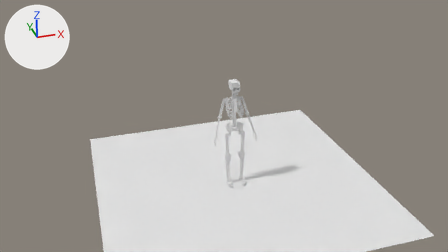
The Blender file gooey/skeleton.blend, before and after one commit.
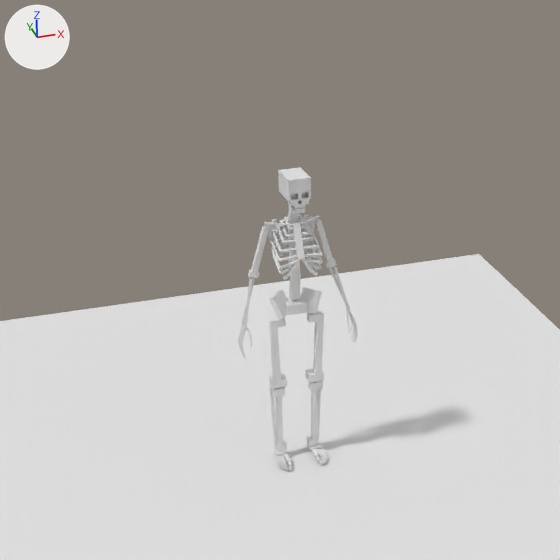
Each version appears first from the file's camera 'Camera', and next in a close-up on the part from 29% to 74% of the width and 7% to 87% of the height. The axes (+X, +Y, +Z) are drawn at upper left. The lights are the same throughout.
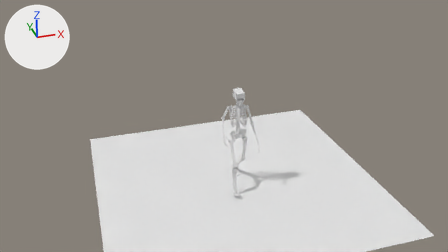
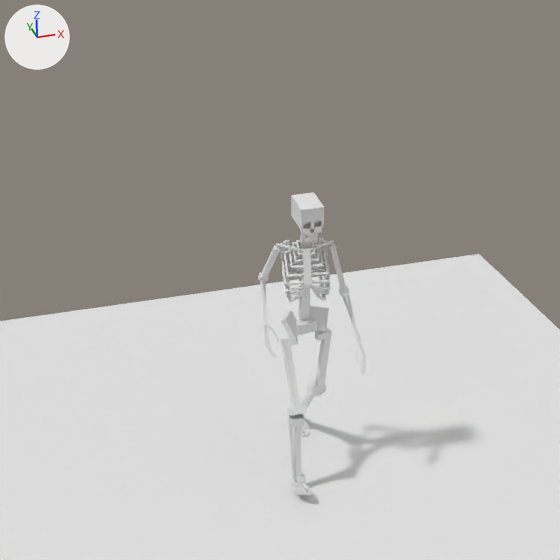
Commit message: Skeleton model: Put each animation in one scene.

The newer file adds an action. The first version stands in its rest pose; the second is drawn at frame 1 of the action 'Stand'.

Changed parts and their boxes (x1, y1, x2, y2) in the close-ups (560 x 560 px):
'Cube.005', deleted: before (237, 167, 358, 470)
'Cube.000', added: after (258, 192, 366, 495)

Edits to the bpy script that builds the scene:
```text
Add me_cube_000:
    me_cube_000.from_pydata(...)  # 1592 vertices, 1368 faces, 1 loose edge; spans x -0.25..0.32, y -0.61..0.32, z -0.01..1.78
Remove ob_cube_005:
    ob_cube_005 = bpy.data.objects.new('Cube.005', me_cube_006)
    ob_cube_005.location = (0.0, 0.0, 0.0)
    ob_cube_005.scale = (1.05, 1.05, 1.05)
Add ob_cube_000:
    ob_cube_000 = bpy.data.objects.new('Cube.000', me_cube_000)
    ob_cube_000.location = (0.0, 0.0, 0.0)
    ob_cube_000.scale = (1.05, 1.05, 1.05)
```
